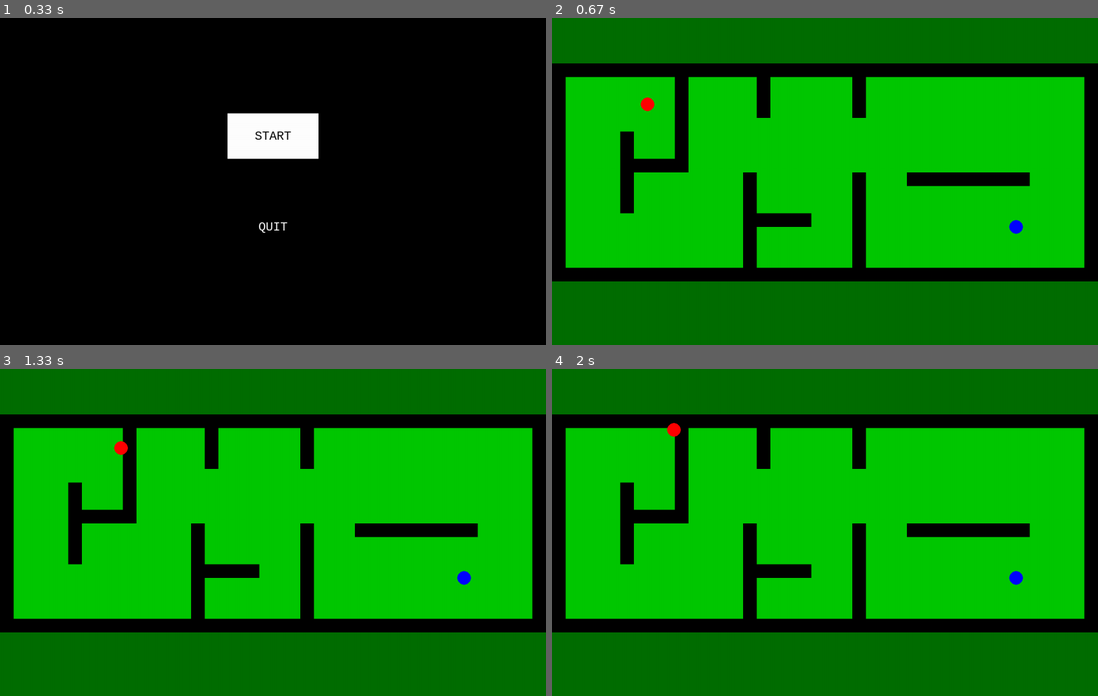
Above: before the commit, frames 1-4 (two rows, left to right).
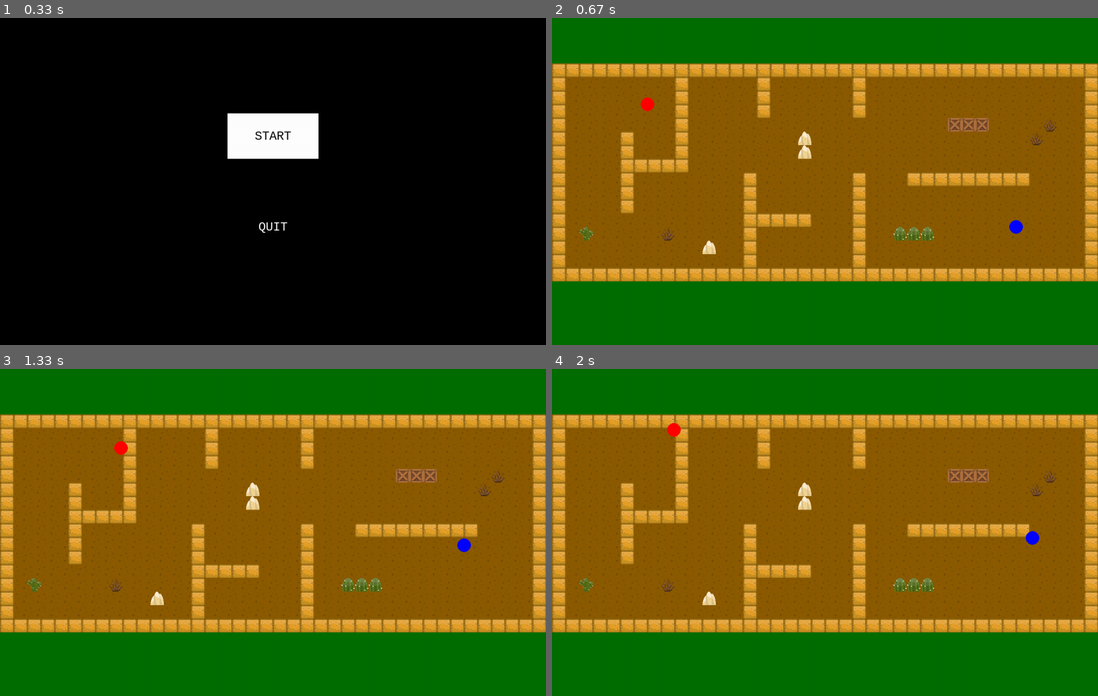
Above: after the commit, the same moments.

Repository: quantm0201/hero-io-pygame
Game: pygame game, started from main.py
The game is run twice, just before and just after one commit, with the same random seed, the same clock (stepped at 60 frames per second) and the same inputs.
Inputs:
- Up to frame 1 (0.33 s): no input
- Up to frame 2 (0.67 s): tap Enter at 0.33 s
- Up to frame 3 (1.33 s): hold D 0.67-1.13 s; hold Up 0.67-1.13 s; hold Up from 1.17 s (still down); hold W from 1.17 s (still down)
- Up to frame 4 (2 s): release Up at 1.63 s; release W at 1.63 s; hold Right from 1.67 s (still down); hold D from 1.67 s (still down)

Frame 1 is identical in both runs. In frame 2, 67% of the frame differs, in the area x 0-100%, y 13-81%; in frame 3, 67%; in frame 4, 67%.

Commit message:
update map gui, update 2 player move

Diff:
--- a/Config.py
+++ b/Config.py
@@ -1,3 +1,6 @@
+import pygame, sys
+from pygame.locals import *
+
 # Resolution
 WIDTH = 1200
 HEIGHT = 720
@@ -20,17 +23,17 @@
 MAP_1 = [[1, 1, 1, 1, 1, 1, 1, 1, 1, 1, 1, 1, 1, 1, 1, 1, 1, 1, 1, 1, 1, 1, 1, 1, 1, 1, 1, 1, 1, 1, 1, 1, 1, 1, 1, 1, 1, 1, 1, 1],
 [1, 0, 0, 0, 0, 0, 0, 0, 0, 1, 0, 0, 0, 0, 0, 1, 0, 0, 0, 0, 0, 0, 1, 0, 0, 0, 0, 0, 0, 0, 0, 0, 0, 0, 0, 0, 0, 0, 0, 1],
 [1, 0, 0, 0, 0, 0, 0, 0, 0, 1, 0, 0, 0, 0, 0, 1, 0, 0, 0, 0, 0, 0, 1, 0, 0, 0, 0, 0, 0, 0, 0, 0, 0, 0, 0, 0, 0, 0, 0, 1],
-[1, 0, 0, 0, 0, 0, 0, 2, 0, 1, 0, 0, 0, 0, 0, 1, 0, 0, 0, 0, 0, 0, 1, 0, 0, 0, 0, 0, 0, 0, 0, 0, 0, 0, 0, 0, 0, 0, 0, 1],
-[1, 0, 0, 0, 0, 0, 0, 0, 0, 1, 0, 0, 0, 0, 0, 0, 0, 0, 0, 0, 0, 0, 0, 0, 0, 0, 0, 0, 0, 0, 0, 0, 0, 0, 0, 0, 0, 0, 0, 1],
-[1, 0, 0, 0, 0, 1, 0, 0, 0, 1, 0, 0, 0, 0, 0, 0, 0, 0, 0, 0, 0, 0, 0, 0, 0, 0, 0, 0, 0, 0, 0, 0, 0, 0, 0, 0, 0, 0, 0, 1],
-[1, 0, 0, 0, 0, 1, 0, 0, 0, 1, 0, 0, 0, 0, 0, 0, 0, 0, 0, 0, 0, 0, 0, 0, 0, 0, 0, 0, 0, 0, 0, 0, 0, 0, 0, 0, 0, 0, 0, 1],
+[1, 0, 0, 0, 0, 0, 0, 8, 0, 1, 0, 0, 0, 0, 0, 1, 0, 0, 0, 0, 0, 0, 1, 0, 0, 0, 0, 0, 0, 0, 0, 0, 0, 0, 0, 0, 0, 0, 0, 1],
+[1, 0, 0, 0, 0, 0, 0, 0, 0, 1, 0, 0, 0, 0, 0, 0, 0, 0, 0, 0, 0, 0, 0, 0, 0, 0, 0, 0, 0, 3, 3, 3, 0, 0, 0, 0, 6, 0, 0, 1],
+[1, 0, 0, 0, 0, 1, 0, 0, 0, 1, 0, 0, 0, 0, 0, 0, 0, 0, 4, 0, 0, 0, 0, 0, 0, 0, 0, 0, 0, 0, 0, 0, 0, 0, 0, 6, 0, 0, 0, 1],
+[1, 0, 0, 0, 0, 1, 0, 0, 0, 1, 0, 0, 0, 0, 0, 0, 0, 0, 4, 0, 0, 0, 0, 0, 0, 0, 0, 0, 0, 0, 0, 0, 0, 0, 0, 0, 0, 0, 0, 1],
 [1, 0, 0, 0, 0, 1, 1, 1, 1, 1, 0, 0, 0, 0, 0, 0, 0, 0, 0, 0, 0, 0, 0, 0, 0, 0, 0, 0, 0, 0, 0, 0, 0, 0, 0, 0, 0, 0, 0, 1],
 [1, 0, 0, 0, 0, 1, 0, 0, 0, 0, 0, 0, 0, 0, 1, 0, 0, 0, 0, 0, 0, 0, 1, 0, 0, 0, 1, 1, 1, 1, 1, 1, 1, 1, 1, 0, 0, 0, 0, 1],
 [1, 0, 0, 0, 0, 1, 0, 0, 0, 0, 0, 0, 0, 0, 1, 0, 0, 0, 0, 0, 0, 0, 1, 0, 0, 0, 0, 0, 0, 0, 0, 0, 0, 0, 0, 0, 0, 0, 0, 1],
 [1, 0, 0, 0, 0, 1, 0, 0, 0, 0, 0, 0, 0, 0, 1, 0, 0, 0, 0, 0, 0, 0, 1, 0, 0, 0, 0, 0, 0, 0, 0, 0, 0, 0, 0, 0, 0, 0, 0, 1],
 [1, 0, 0, 0, 0, 0, 0, 0, 0, 0, 0, 0, 0, 0, 1, 1, 1, 1, 1, 0, 0, 0, 1, 0, 0, 0, 0, 0, 0, 0, 0, 0, 0, 0, 0, 0, 0, 0, 0, 1],
-[1, 0, 0, 0, 0, 0, 0, 0, 0, 0, 0, 0, 0, 0, 1, 0, 0, 0, 0, 0, 0, 0, 1, 0, 0, 0, 0, 0, 0, 0, 0, 0, 0, 0, 3, 0, 0, 0, 0, 1],
-[1, 0, 0, 0, 0, 0, 0, 0, 0, 0, 0, 0, 0, 0, 1, 0, 0, 0, 0, 0, 0, 0, 1, 0, 0, 0, 0, 0, 0, 0, 0, 0, 0, 0, 0, 0, 0, 0, 0, 1],
+[1, 0, 2, 0, 0, 0, 0, 0, 6, 0, 0, 0, 0, 0, 1, 0, 0, 0, 0, 0, 0, 0, 1, 0, 0, 5, 5, 5, 0, 0, 0, 0, 0, 0, 9, 0, 0, 0, 0, 1],
+[1, 0, 0, 0, 0, 0, 0, 0, 0, 0, 0, 4, 0, 0, 1, 0, 0, 0, 0, 0, 0, 0, 1, 0, 0, 0, 0, 0, 0, 0, 0, 0, 0, 0, 0, 0, 0, 0, 0, 1],
 [1, 0, 0, 0, 0, 0, 0, 0, 0, 0, 0, 0, 0, 0, 1, 0, 0, 0, 0, 0, 0, 0, 1, 0, 0, 0, 0, 0, 0, 0, 0, 0, 0, 0, 0, 0, 0, 0, 0, 1],
 [1, 1, 1, 1, 1, 1, 1, 1, 1, 1, 1, 1, 1, 1, 1, 1, 1, 1, 1, 1, 1, 1, 1, 1, 1, 1, 1, 1, 1, 1, 1, 1, 1, 1, 1, 1, 1, 1, 1, 1]]
 
@@ -44,3 +47,20 @@
 # Hero
 HERO_SIZE = HERO_WIDTH = HERO_HEIGHT = 30
 HERO_BASE_SPEED_PX_PER_FR = 2 #pixel per frame
+
+HERO_1_ID = 8
+HERO_2_ID = 9
+
+HERO_KEY = [1, 1, 1, 1, 1, 1, 1, 1, 1, 1]
+HERO_KEY[HERO_1_ID] = {
+    "kUp": K_w,
+    "kDown": K_s,
+    "kLeft": K_a,
+    "kRight": K_d
+}
+HERO_KEY[HERO_2_ID] = {
+    "kUp": K_UP,
+    "kDown": K_DOWN,
+    "kLeft": K_LEFT,
+    "kRight": K_RIGHT
+}
--- a/GameScene.py
+++ b/GameScene.py
@@ -10,8 +10,8 @@
         self.surface = pygame.Surface((cf.WIDTH, cf.HEIGHT), SRCALPHA)
         self.surface.fill(cf.DARK_GREEN)
         self.map = Map(1)
-        self.hero1 = Hero(0, self.map)
-        self.hero2 = Hero(1, self.map)
+        self.hero1 = Hero(cf.HERO_1_ID, self.map)
+        self.hero2 = Hero(cf.HERO_2_ID, self.map)
 
     def draw(self, surface):
         surface.blit(self.surface, (0, 0))
--- a/Hero.py
+++ b/Hero.py
@@ -6,7 +6,7 @@
 class Hero:
     def __init__(self, id, parentMap):
         self.id = id
-        if self.id == 0:
+        if self.id == cf.HERO_1_ID:
             self.color = cf.RED
         else:
             self.color = cf.BLUE
@@ -69,23 +69,21 @@
 
     def receiveEvent(self, event):
         if event.type == KEYDOWN:
-            if self.id == 0:
-                if event.key == K_w:
-                    self.movingUp = True
-                if event.key == K_s:
-                    self.movingDown = True
-                if event.key == K_a:
-                    self.movingLeft = True
-                if event.key == K_d:
-                    self.movingRight = True
+            if event.key == cf.HERO_KEY[self.id].get("kUp"):
+                self.movingUp = True
+            if event.key == cf.HERO_KEY[self.id].get("kDown"):
+                self.movingDown = True
+            if event.key == cf.HERO_KEY[self.id].get("kLeft"):
+                self.movingLeft = True
+            if event.key == cf.HERO_KEY[self.id].get("kRight"):
+                self.movingRight = True
         if event.type == KEYUP:
-            if self.id == 0:
-                if event.key == K_w:
-                    self.movingUp = False
-                if event.key == K_s:
-                    self.movingDown = False
-                if event.key == K_a:
-                    self.movingLeft = False
-                if event.key == K_d:
-                    self.movingRight = False
+            if event.key == cf.HERO_KEY[self.id].get("kUp"):
+                self.movingUp = False
+            if event.key == cf.HERO_KEY[self.id].get("kDown"):
+                self.movingDown = False
+            if event.key == cf.HERO_KEY[self.id].get("kLeft"):
+                self.movingLeft = False
+            if event.key == cf.HERO_KEY[self.id].get("kRight"):
+                self.movingRight = False
         return None
--- a/Map.py
+++ b/Map.py
@@ -9,22 +9,27 @@
         self.surface = pygame.Surface((cf.BLOCK_SIZE*len(cf.MAP_1[0]), cf.BLOCK_SIZE*len(cf.MAP_1)), SRCALPHA)
         self.surface.fill(cf.GREEN)
         self.blocks = []
+        self.tiles = []
         for i in range(len(cf.MAP_1)):
             for j in range(len(cf.MAP_1[i])):
-                if cf.MAP_1[i][j] == 1:
-                    block = Block(i*len(cf.MAP_1[i]) + j,(cf.BLOCK_SIZE*j, cf.BLOCK_SIZE*i))
+                tile = Tile(i*len(cf.MAP_1[i]) + j, (cf.BLOCK_SIZE*j, cf.BLOCK_SIZE*i))
+                self.tiles.append(tile)
+                if cf.MAP_1[i][j] != 0 and cf.MAP_1[i][j] != cf.HERO_1_ID and cf.MAP_1[i][j] != cf.HERO_2_ID:
+                    block = Block(i*len(cf.MAP_1[i]) + j, (cf.BLOCK_SIZE*j, cf.BLOCK_SIZE*i), cf.MAP_1[i][j])
                     self.blocks.append(block)
 
     def draw(self, surface):
         surface.blit(self.surface, (0, 100))
         self.surface.fill(cf.GREEN)
+        for tile in self.tiles:
+            tile.draw(self.surface)
         for block in self.blocks:
             block.draw(self.surface)
 
     def getHeroInitPos(self, heroId):
         for i in range(len(cf.MAP_1)):
             for j in range(len(cf.MAP_1[i])):
-                if cf.MAP_1[i][j] == heroId + 2:
+                if cf.MAP_1[i][j] == heroId:
                     return cf.BLOCK_SIZE*j, cf.BLOCK_SIZE*i
 
     def checkCollision(self, oldX, oldY, x, y):
@@ -48,16 +53,32 @@
         return cf.NO_COLLISION
 
 
-class Block:
+class Tile(pygame.sprite.Sprite):
     def __init__(self, id, pos):
+        pygame.sprite.Sprite.__init__(self)
+
         self.id = id
+        self.pos = pos
         self.width = self.height = cf.BLOCK_SIZE
-        self.pos = pos
-        self.surface = pygame.Surface((self.width, self.height), SRCALPHA)
-        self.surface.fill(cf.BLACK)
+
+        self.setImage()
+        self.image.set_colorkey(cf.BLACK)
+        self.image = pygame.transform.scale(self.image, (self.width, self.height))
+
+    def setImage(self):
+        self.image = pygame.image.load("res/tile_desert.png").convert()
 
     def draw(self, surface):
-        surface.blit(self.surface, self.pos)
+        surface.blit(self.image, self.pos)
+
+class Block(Tile):
+    def __init__(self, id, pos, type):
+        self.type = type
+        Tile.__init__(self, id, pos)
+
+    def setImage(self):
+        self.image = pygame.image.load("res/block" + str(self.type) + "_desert.png").convert()
+
 
     def checkCollidePoint(self, x, y):
         return self.pos[0] <= x <= self.pos[0] + self.width and self.pos[1] <= y <= self.pos[1] + self.height
Binary file added: res/block1_desert.png
Binary file added: res/block2_desert.png
Binary file added: res/block3_desert.png
Binary file added: res/block4_desert.png
Binary file added: res/block5_desert.png
Binary file added: res/block6_desert.png
Binary file added: res/tile_desert.png
